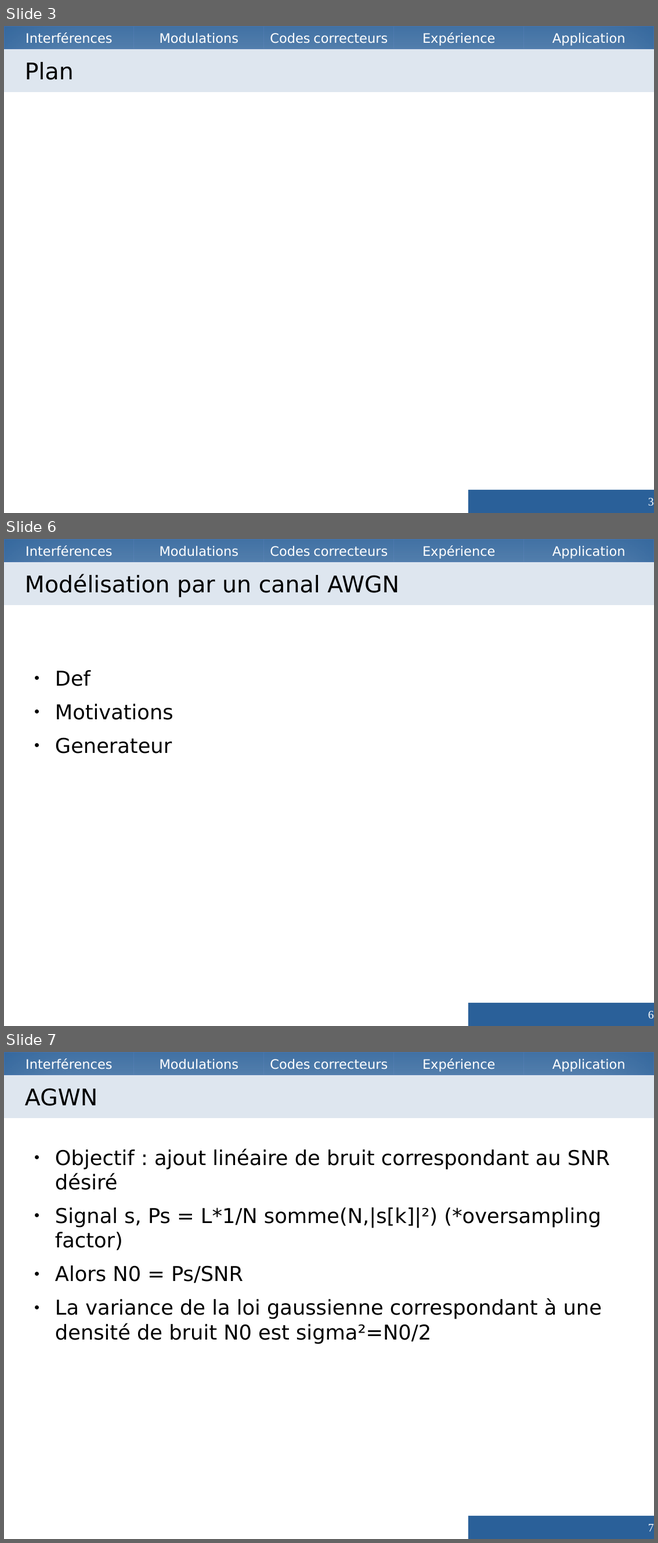
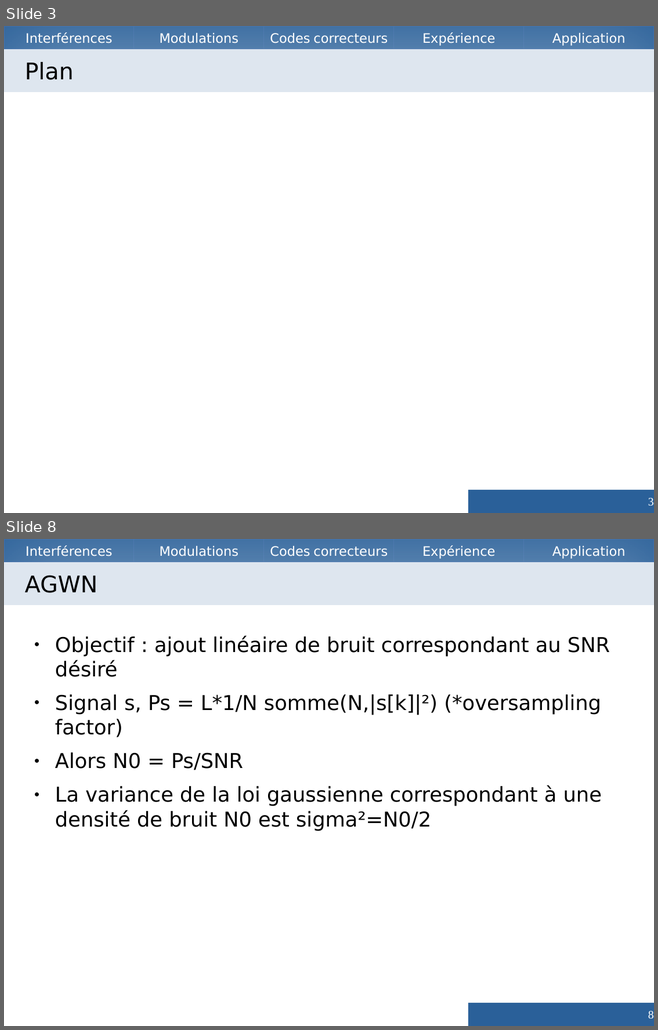
Before and after one commit to Vzrod/tipe, a slide deck: TIPE.odp. Shown one above the other, each under a label of ours: slides 3, 6 and 7 before the commit, slides 3 and 8 after it; the slides between them are not shown. The pictures are 658x1543 and 658x1030 pixels, drawn with LibreOffice and Linux fonts; fonts in the diff are those of the drawing. Boxes give left, top, right and bottom in pixels: in the first picture for what was removed or moved away, otherwise in the second. Text is boxed around its words. In the diff, an @@ line names an element or a change of style, - is before the commit and + after.

```diff
--- a/TIPE.odp
+++ b/TIPE.odp
@@ slide 6 removed at (4, 539, 654, 1026), background #FFFFFF; not listed: 5 template elements that a slide beside it also shows @@
@@ title removed at (4, 562, 654, 605) @@
-Modélisation par un canal AWGN
@@ text removed at (55, 670, 173, 754) @@
-● Def
-● Motivations
-● Generateur
@@ page number removed at (468, 1003, 654, 1026) @@
-6
@@ what was slide 7 is now slide 8 @@
@@ page number at (648, 1011, 654, 1019): text changed @@
-7
+8
```
Also in this commit, not shown: 6 slides added, 4 other slides removed, 4 other files.
